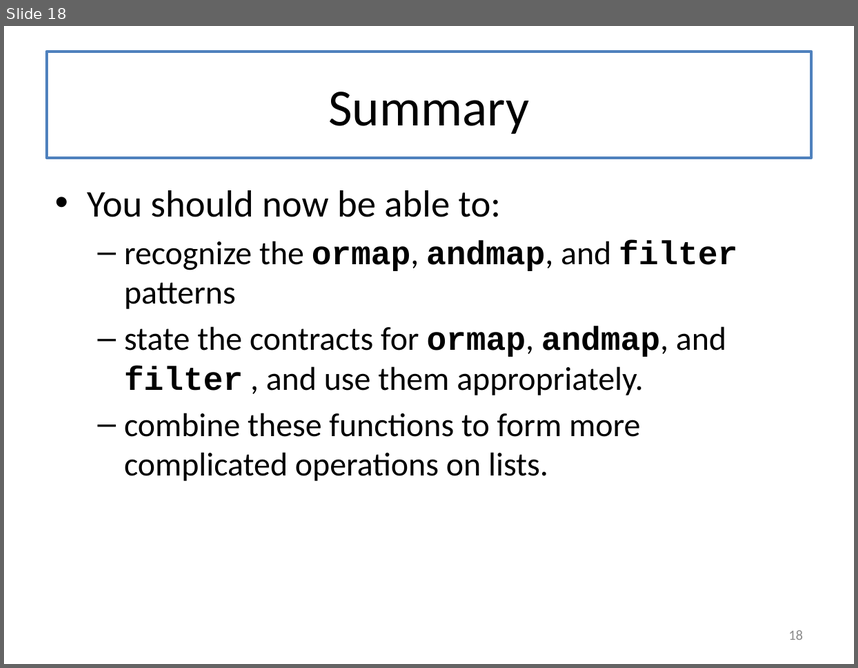
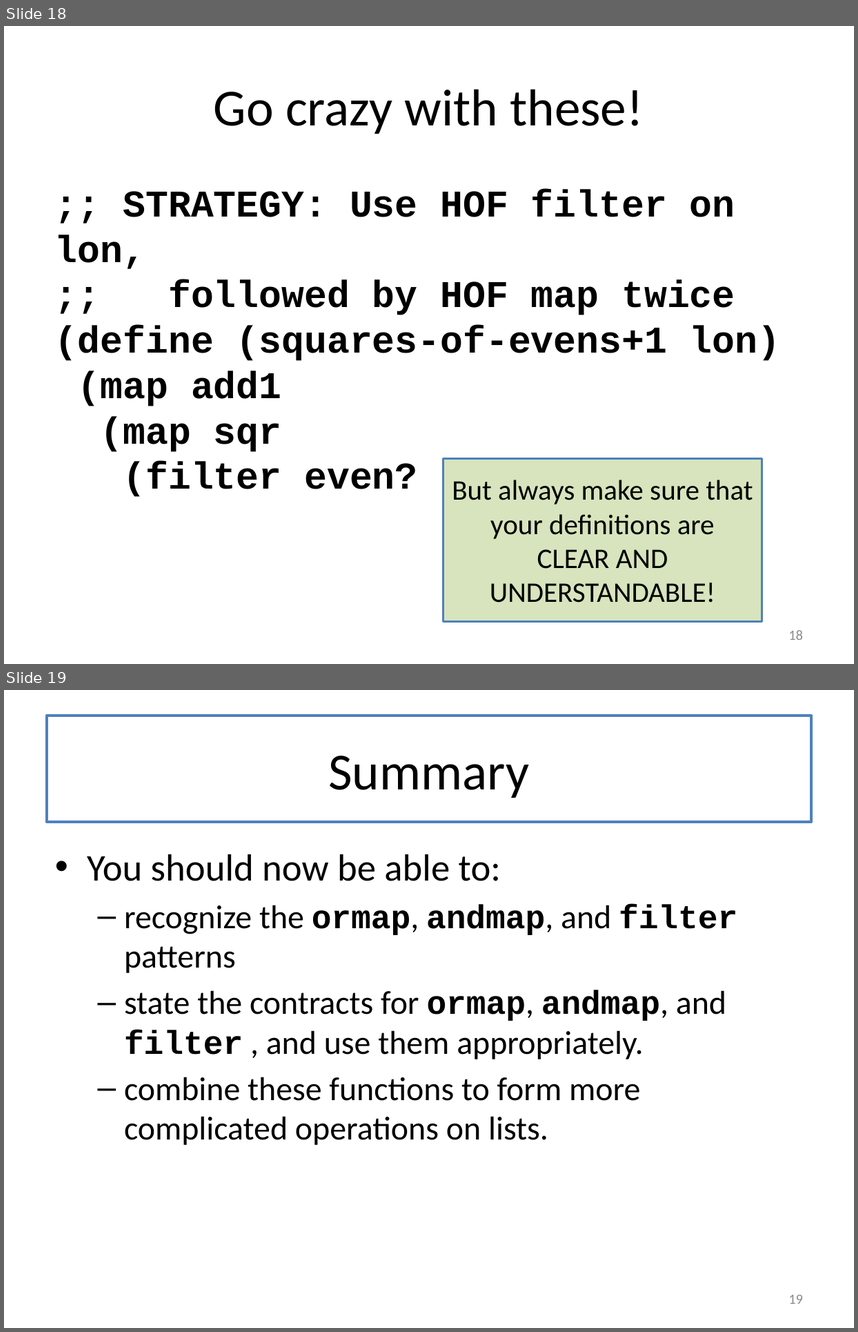
Before and after one commit to mwand/cs5010f16, a slide deck: Slides/Lesson 5.3 ormap, andmap, and filter.pptx. Shown one above the other, each under a label of ours: slide 18 before the commit, slides 18 and 19 after it. The pictures are 858x668 and 858x1332 pixels, drawn with LibreOffice and Linux fonts; fonts in the diff are those of the drawing. Boxes give left, top, right and bottom in pixels: in the first picture for what was removed or moved away, otherwise in the second. Text is boxed around its words. In the diff, an @@ line names an element or a change of style, - is before the commit and + after.

```diff
--- a/Slides/Lesson 5.3 ormap, andmap, and filter.pptx
+++ b/Slides/Lesson 5.3 ormap, andmap, and filter.pptx
@@ slide 18 added at [4, 26, 854, 664], background #FFFFFF @@
@@ title added at [47, 52, 811, 158], fill #FFFFFF, outline #4F81BD 2 pt, 44 pt, text #000000 @@
+Go crazy with these!
@@ text added at [55, 190, 780, 499], 32 pt, text #000000, bold @@
+;; STRATEGY: Use HOF filter on lon,
+;; followed by HOF map twice
+(define (squares-of-evens+1 lon)
+(map add1
+(map sqr
+(filter even? lon))))
@@ rectangle added at [444, 458, 762, 621], fill #D7E4BD, outline #4F81BD 2 pt, 24 pt, text #000000 @@
+But always make sure that your definitions are CLEAR AND UNDERSTANDABLE!
@@ page number added at [789, 630, 803, 639], 12 pt, text #8C8C8C @@
+18
@@ what was slide 18 is now slide 19 @@
@@ page number at [789, 1294, 803, 1303]: text changed @@
-18
+19
```
Also in this commit, not shown: 2 slides changed, 12 other files.
